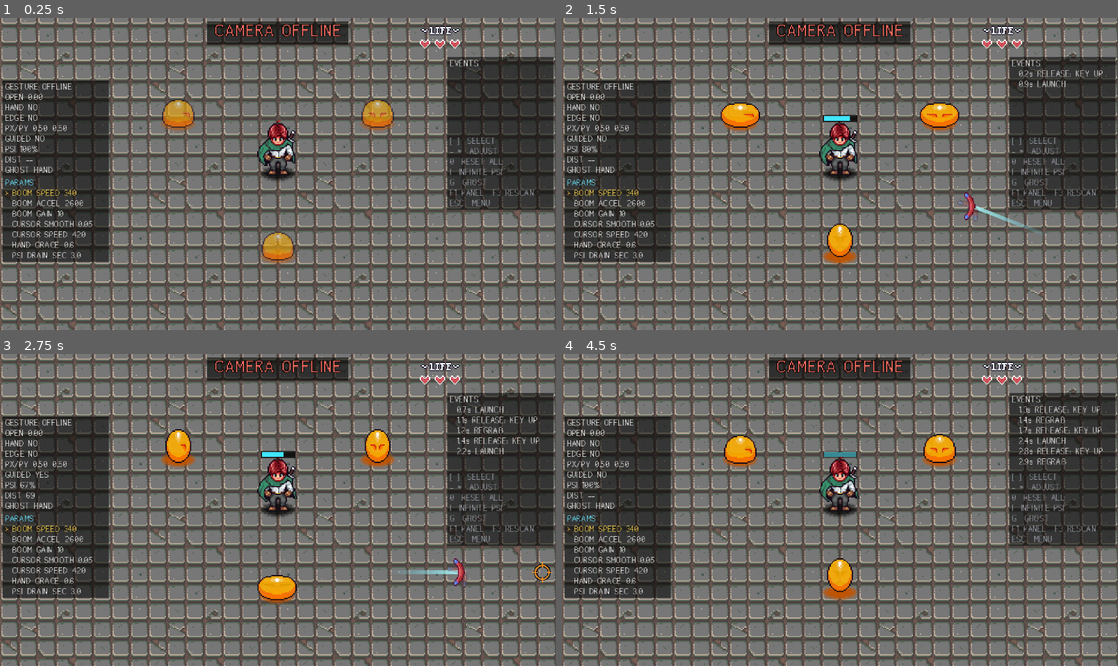
Above: before the commit, frames 1-4 (two rows, left to right).
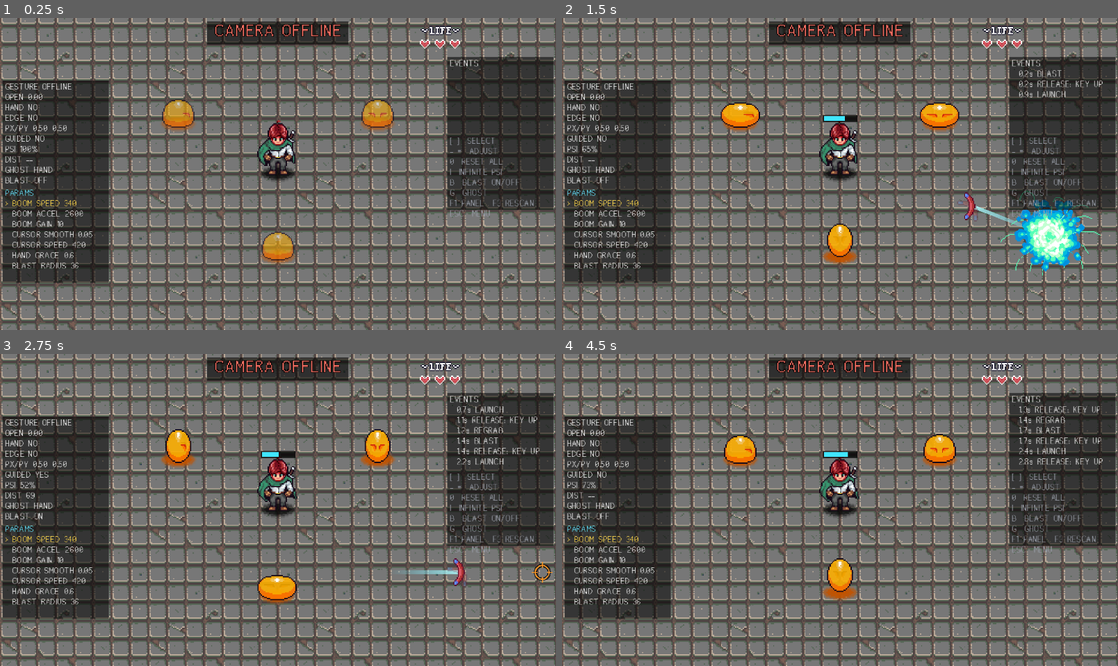
Above: after the commit, the same moments.

Repository: cjhDuke/AARPG-Gesture
Game: Godot game, scene res://levels/boomerang_test/boomerang_test.tscn
Same seed, same stepped clock (60 frames per second), same inputs: the game is played once before the commit and once after it. This scene is started directly instead of the project's main scene.
Inputs (mouse positions are in pixels of both pictures, inside the frame that each line leads up to):
- Up to frame 1 (0.25 s): no input
- Up to frame 2 (1.5 s): tap Enter at 0.5 s; move the mouse to (962, 158) at 0.52 s; hold D (right) 0.53-1.28 s; hold L (ability) 0.53-1.28 s; click (962, 158) at 0.67 s; tap B at 0.8, 1.35 s; move the mouse to (728, 189) at 1.27 s; hold S (down) from 1.28 s (still down)
- Up to frame 3 (2.75 s): tap L (ability) at 1.55 s; move the mouse to (333, 441) at 2.02 s; release S (down) at 2.03 s; hold D (right) from 2.03 s (still down); hold L (ability) from 2.03 s (still down); tap B at 2.3 s
- Up to frame 4 (4.5 s): move the mouse to (812, 572) at 2.77 s; release D (right) at 2.78 s; release L (ability) at 2.78 s; hold W (up) 2.78-3.53 s; tap Z (attack) at 2.85 s; click (812, 572) at 2.92 s; tap L (ability) at 3.05 s; move the mouse to (1006, 556) at 3.52 s; hold A (left) from 3.53 s (still down); tap B at 3.6 s; move the mouse to (673, 463) at 4.27 s; tap 0 at 4.35 s

The runs differ from the first frame. In frame 1, 2.6% of the frame differs, in the area x 0-96%, y 50-85%; in frame 2, 4.8%, in the area x 0-98%, y 16-85%; in frame 3, 2.9%; in frame 4, 3.2%.

Commit message:
feat: 念力爆破（强化项，默认关闭）
受控飞行结束时在镖的位置爆炸：张开手、松开 L、念力耗尽都触发，手丢失不触发；
爆破可伤到受击硬直中的敌人，淡入和死亡无敌仍有效；练习场按 B 开关。

Diff:
--- a/components/hit_box/hit_box.gd
+++ b/components/hit_box/hit_box.gd
@@ -1,6 +1,8 @@
 class_name HitBox extends Area2D
 
 @export var damage : int = 1
+## 为 true 时无视敌人的受击硬直无敌（淡入、死亡动画期间的无敌仍然有效），只给念力爆破用
+var ignores_stun_invulnerability : bool = false
 
 # Called when the node enters the scene tree for the first time.
 func _ready() -> void:
--- a/enemies/scripts/enemy.gd
+++ b/enemies/scripts/enemy.gd
@@ -16,6 +16,8 @@
 var direction : Vector2 = Vector2.ZERO
 var player : Player
 var invulnerable : bool = false
+## 正处于受击硬直（EnemyStateStun 置位）；用来区分硬直无敌和淡入 / 死亡无敌
+var stunned : bool = false
 var _is_defeated : bool = false
 ## 正在淡入生成中，状态脚本据此暂缓开启攻击判定
 var spawning : bool = false
@@ -81,7 +83,7 @@
 
 
 func _take_damage( hit_box : HitBox ) ->void:
-	if invulnerable == true:
+	if invulnerable == true and not ( stunned and hit_box.ignores_stun_invulnerability ):
 		return
 	hp -= hit_box.damage
 	if hp > 0:
--- a/enemies/scripts/states/enemy_state_stun.gd
+++ b/enemies/scripts/states/enemy_state_stun.gd
@@ -18,6 +18,7 @@
 ## What happens when the player enters this State
 func enter() -> void:
 	enemy.invulnerable = true
+	enemy.stunned = true
 	_animation_finished = false
 	_direction = enemy.global_position.direction_to( _damage_position )
 
@@ -31,6 +32,7 @@
 ## What happens when the player exits this State
 func exit() -> void:
 	enemy.invulnerable = false
+	enemy.stunned = false
 	enemy.animation_player.animation_finished.disconnect( _on_animation_finished )
 	pass
 
--- a/levels/boomerang_test/boomerang_test_panel.gd
+++ b/levels/boomerang_test/boomerang_test_panel.gd
@@ -69,6 +69,7 @@
 		_param( "CURSOR SMOOTH", "ctrl", "guided_cursor_smooth_time", 0.01, 0.01, 0.3, 2 ),
 		_param( "CURSOR SPEED", "ctrl", "guided_cursor_max_speed", 20.0, 100.0, 1000.0, 0 ),
 		_param( "HAND GRACE", "ctrl", "guided_hand_grace", 0.1, 0.0, 2.0, 1 ),
+		_param( "BLAST RADIUS", "ctrl", "blast_radius", 4.0, 12.0, 80.0, 0 ),
 		# 面板上显示"连续操控多少秒耗尽"，控制器里存的是每秒消耗量
 		_param( "PSI DRAIN SEC", "psi_sec", "psi_drain", 0.5, 1.0, 20.0, 1 ),
 	]
@@ -100,15 +101,15 @@
 
 
 func _build_ui() -> void:
-	var left := _make_box( LEFT_POS, Vector2( LEFT_W, 17 * LINE_H + 4 ) )
+	var left := _make_box( LEFT_POS, Vector2( LEFT_W, 19 * LINE_H + 4 ) )
 	_status_label = _make_label( left )
-	_status_label.size = Vector2( LEFT_W - 4, 9 * LINE_H )
+	_status_label.size = Vector2( LEFT_W - 4, 10 * LINE_H )
 	_params_label = RichTextLabel.new()
 	_params_label.bbcode_enabled = true
 	_params_label.fit_content = false
 	_params_label.scroll_active = false
 	_params_label.autowrap_mode = TextServer.AUTOWRAP_OFF
-	_params_label.position = Vector2( 2, 9 * LINE_H + 4 )
+	_params_label.position = Vector2( 2, 10 * LINE_H + 4 )
 	_params_label.size = Vector2( LEFT_W - 4, 8 * LINE_H )
 	_style( _params_label )
 	_params_label.add_theme_color_override( "default_color", COL_TEXT )
@@ -119,9 +120,9 @@
 	_log_label.size = Vector2( RIGHT_W - 4, (LOG_LINES + 1) * LINE_H )
 	_help_label = _make_label( right )
 	_help_label.position.y = (LOG_LINES + 1) * LINE_H + 6
-	_help_label.size = Vector2( RIGHT_W - 4, 7 * LINE_H )
+	_help_label.size = Vector2( RIGHT_W - 4, 8 * LINE_H )
 	_help_label.add_theme_color_override( "font_color", COL_DIM )
-	_help_label.text = "[ ]  SELECT\n- =  ADJUST\n0  RESET ALL\nI  INFINITE PSI\nG  GHOST\nF1 PANEL  F3 RESCAN\nESC  MENU"
+	_help_label.text = "[ ]  SELECT\n- =  ADJUST\n0  RESET ALL\nI  INFINITE PSI\nB  BLAST ON/OFF\nG  GHOST\nF1 PANEL  F3 RESCAN\nESC  MENU"
 
 
 func _make_box( pos : Vector2, size : Vector2 ) -> ColorRect:
@@ -172,6 +173,8 @@
 			_adjust( 1 )
 		KEY_0:
 			_reset_all()
+		KEY_B:
+			_controller.blast_enabled = not _controller.blast_enabled
 		KEY_I:
 			_controller.psi_infinite = not _controller.psi_infinite
 		_:
@@ -192,6 +195,7 @@
 	for i in _params.size():
 		_set_param( _params[i], _defaults[i] )
 	_controller.psi_infinite = false
+	_controller.blast_enabled = false
 
 
 # ---------- 回旋镖参数同步 ----------
@@ -243,6 +247,7 @@
 		"PSI %d%%%s" % [ int( roundf( _controller.psi * 100.0 ) ), "  INF" if _controller.psi_infinite else "" ],
 		"DIST %s" % dist_text,
 		"GHOST %s" % _ghost_name(),
+		"BLAST %s" % ( "ON" if _controller.blast_enabled else "OFF" ),
 	] )
 
 
--- a/levels/survival/hand_controller.gd
+++ b/levels/survival/hand_controller.gd
@@ -69,6 +69,15 @@
 ## 念力每秒消耗 / 回复（0-1 为满）
 var psi_drain : float = 1.0 / 3.0
 var psi_regen : float = 1.0 / 4.0
+## 念力爆破（受控飞行结束时在镖的位置炸一次；手丢失不炸）：范围半径（像素）、伤害、
+## 张开 / 松键触发时额外扣的念力（0-1，不够扣到 0 仍爆；念力耗尽触发的不额外扣）、
+## 本次受控飞行至少持续多久才爆（秒，防止点一下就炸）。放在控制器里是因为触发在这里判断，练习场也在这里调参
+var blast_radius : float = 36.0
+var blast_damage : int = 2
+var blast_psi_cost : float = 0.15
+var blast_min_guided_time : float = 0.3
+## 念力爆破是强化解锁的技能，默认关闭；每局开始由 reset() -> reset_upgrades() 复位
+var blast_enabled : bool = false
 
 ## ---------- 开关（默认是正常游戏的行为；测试场景会改） ----------
 ## false 时主角不走位，始终站定
@@ -110,6 +119,8 @@
 var _launch_cursor : Vector2 = CENTER
 var _guided_by_hand : bool = false
 var _guided_time : float = 0.0
+## 本次受控飞行已持续的时间（regrab 也从 0 重新算），判断爆破用
+var _guided_age : float = 0.0
 ## 上一帧是否在手势模式且有手（用来判断光标是否要直接跳到目标点）
 var _had_hand : bool = false
 
@@ -127,12 +138,18 @@
 
 ## 每局开始：念力回满，结束操控
 func reset() -> void:
+	reset_upgrades()
 	_shutdown_control()
 	psi = 1.0
 	_attack_cd = 0.0
 	_prev_hold = false
 	_need_open = false
 	_update_hud()
+
+
+## 强化全部复位（后续新增的强化也加在这里）；reset() 会调用
+func reset_upgrades() -> void:
+	blast_enabled = false
 
 
 ## 回复念力（amount 为 0-1 的比例，结果夹在 0-1），宝石 / 药水用
@@ -327,6 +344,7 @@
 	guided = true
 	_guided_by_hand = by_hand
 	_guided_time = LAUNCH_FIXED_TIME if regrab else 0.0
+	_guided_age = 0.0
 	_player.can_move = false
 	_player.move_override = Vector2.ZERO
 
@@ -336,15 +354,27 @@
 	if not guided:
 		return
 	guided = false
+	# 先记下镖精灵的位置，再放开镖
+	var blast_pos := Vector2.ZERO
+	if is_instance_valid( _boomerang ):
+		blast_pos = _boomerang.global_position + Boomerang.SPRITE_OFFSET
+	var can_blast := is_instance_valid( _boomerang ) and _guided_age >= blast_min_guided_time
 	_boomerang = null
 	_abilities.release_guided()
 	_player.can_move = true
 	if reason != "":
 		control_event.emit( reason )
+	# 张开 / 松键 / 念力耗尽才爆，手丢失和静默收尾不爆
+	if blast_enabled and can_blast and reason in [ "RELEASE: OPEN", "RELEASE: KEY UP", "RELEASE: PSI EMPTY" ]:
+		if reason != "RELEASE: PSI EMPTY" and not psi_infinite:
+			psi = maxf( psi - blast_psi_cost, 0.0 )
+		PsiBlast.spawn( _player.get_parent(), blast_pos, blast_radius, blast_damage )
+		control_event.emit( "BLAST" )
 
 
 func _update_guided( delta : float, hand_mode : bool ) -> void:
 	_guided_time += delta
+	_guided_age += delta
 	if not is_instance_valid( _boomerang ):
 		return
 	var sprite_off := Boomerang.SPRITE_OFFSET
--- a/levels/survival/pickups/loot_dropper.gd
+++ b/levels/survival/pickups/loot_dropper.gd
@@ -63,9 +63,9 @@
 	return true
 
 
-## 敌人被消灭：hit_box 是致命一击的判定框（属于 Boomerang 节点则是回旋镖击杀）
+## 敌人被消灭：hit_box 是致命一击的判定框（属于 Boomerang 或 PsiBlast 节点则算回旋镖击杀）
 func handle_enemy_destroyed( enemy : Enemy, hit_box : HitBox ) -> void:
-	var by_boomerang := is_instance_valid( hit_box ) and hit_box.get_parent() is Boomerang
+	var by_boomerang := is_instance_valid( hit_box ) and ( hit_box.get_parent() is Boomerang or hit_box.get_parent() is PsiBlast )
 	var gem := by_boomerang and randf() < GEM_CHANCE_BOOMERANG
 	var apple := false
 	if apples_enabled:
--- /dev/null
+++ b/player/scripts/abilities/psi_blast.gd
@@ -0,0 +1,81 @@
+class_name PsiBlast extends Node2D
+## 念力爆破：回旋镖受控飞行结束时在它的精灵位置炸一次。
+## 伤害走现有的 HitBox / HurtBox：生成一个短暂存在的圆形 HitBox（对敌人受击层生效），
+## 每个敌人只会在进入范围时结算一次。HitBox 的父节点是 PsiBlast，
+## LootDropper 据此把爆破击杀按"回旋镖击杀"处理。
+
+const SHEET : Texture2D = preload( "res://player/sprites/psi_blast.png" )
+const SOUND : AudioStream = preload( "res://player/audio/psi_blast.wav" )
+## 精灵表 8 帧 128x128；峰值帧里爆炸主体直径约 100 像素，据此把精灵缩放到和范围一致
+const FRAMES : int = 8
+const BODY_DIAMETER : float = 100.0
+## 动画总时长（秒）
+const ANIM_TIME : float = 0.45
+## HitBox 保持开启的时长（秒）：够物理引擎做一次重叠检测即可
+const HIT_TIME : float = 0.1
+const ENEMY_HURT_LAYER : int = 256
+
+## 把调色板里的紫换成念力条的青色（交换 r、g 通道），白色高光不变
+const TINT_SHADER_CODE := "shader_type canvas_item;\nvoid fragment() { vec4 c = texture(TEXTURE, UV); COLOR = vec4(c.grb, c.a); }"
+
+var _hit_box : HitBox
+var _sprite : Sprite2D
+
+
+## 在 world_pos 生成一次爆破，加到 parent 下
+static func spawn( parent : Node, world_pos : Vector2, radius : float, damage : int ) -> PsiBlast:
+	var blast := PsiBlast.new()
+	blast.add_to_group( "loot_fx" )
+	blast.z_index = 5
+	parent.add_child( blast )
+	blast.global_position = world_pos
+	blast._setup( radius, damage )
+	return blast
+
+
+func _setup( radius : float, damage : int ) -> void:
+	_hit_box = HitBox.new()
+	_hit_box.damage = damage
+	_hit_box.ignores_stun_invulnerability = true
+	_hit_box.collision_layer = 0
+	_hit_box.collision_mask = ENEMY_HURT_LAYER
+	_hit_box.monitorable = false
+	var shape := CollisionShape2D.new()
+	var circle := CircleShape2D.new()
+	circle.radius = radius
+	shape.shape = circle
+	_hit_box.add_child( shape )
+	add_child( _hit_box )
+
+	_sprite = Sprite2D.new()
+	_sprite.texture = SHEET
+	_sprite.hframes = FRAMES
+	var s := radius * 2.0 / BODY_DIAMETER
+	_sprite.scale = Vector2( s, s )
+	var mat := ShaderMaterial.new()
+	var sh := Shader.new()
+	sh.code = TINT_SHADER_CODE
+	mat.shader = sh
+	_sprite.material = mat
+	add_child( _sprite )
+
+	var player := AudioStreamPlayer.new()
+	player.stream = SOUND
+	player.bus = &"Master"
+	add_child( player )
+	player.play()
+
+	# 判定只开一小会儿
+	get_tree().create_timer( HIT_TIME ).timeout.connect( _stop_hit )
+	var tween := create_tween()
+	tween.tween_property( _sprite, "frame", FRAMES - 1, ANIM_TIME ).from( 0 )
+	await tween.finished
+	# 音效没播完就等它播完
+	if player.playing:
+		await player.finished
+	queue_free()
+
+
+func _stop_hit() -> void:
+	if is_instance_valid( _hit_box ):
+		_hit_box.set_deferred( "monitoring", false )
Not shown, added: player/audio/psi_blast.wav.import
Not shown, added: player/scripts/abilities/psi_blast.gd.uid
Binary file added: player/sprites/psi_blast.png
Not shown, added: player/sprites/psi_blast.png.import
Not shown, added: player/audio/psi_blast.wav
